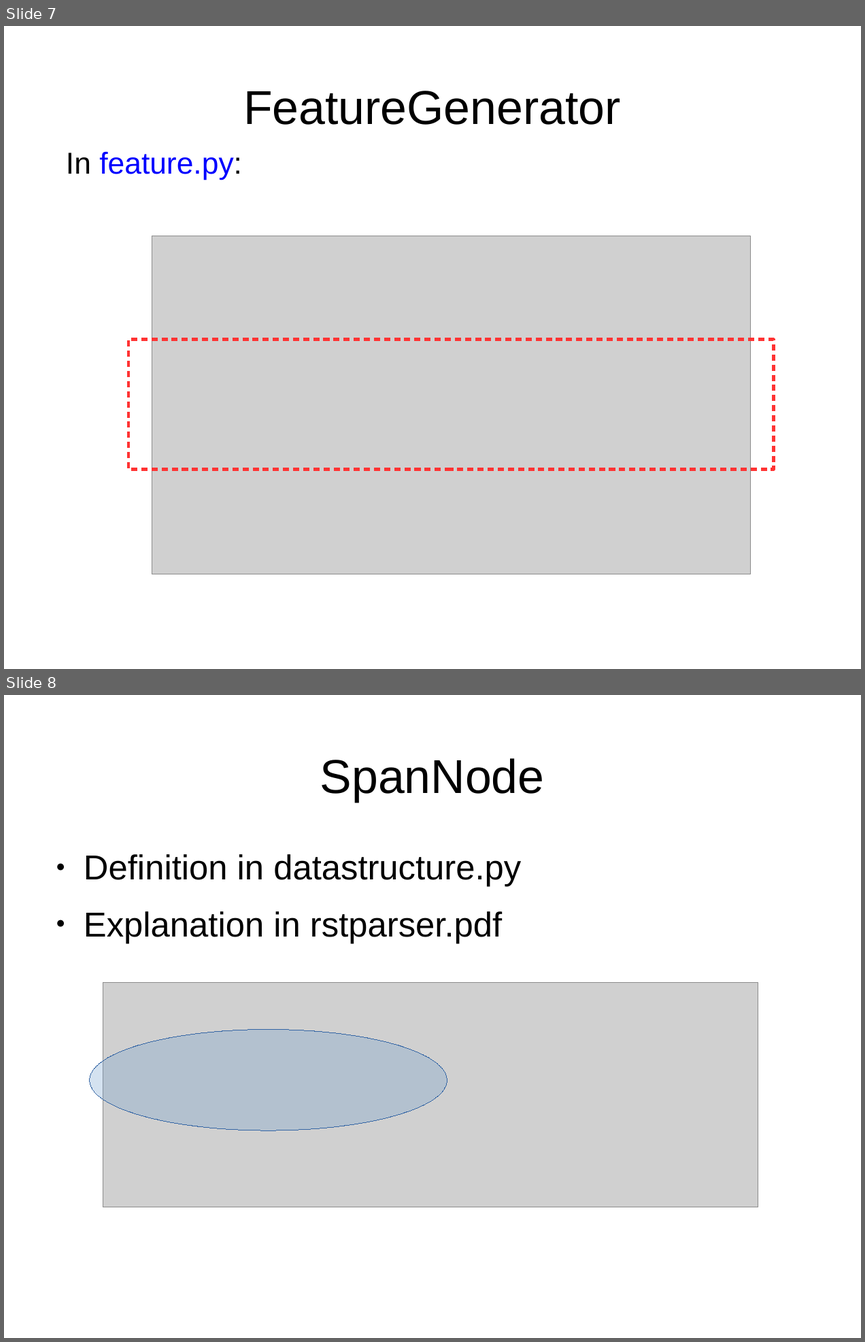
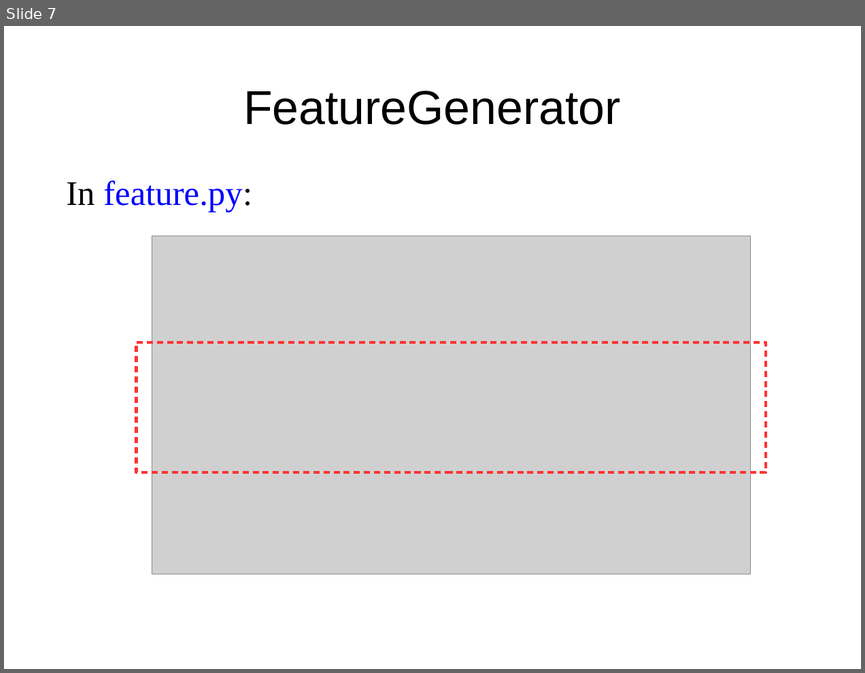
Before and after one commit to jiyfeng/RSTParser, a slide deck: doc/intro.odp. Shown one above the other, each under a label of ours: slides 7 and 8 before the commit, slide 7 after it. The pictures are 865x1342 and 865x673 pixels, drawn with LibreOffice and Linux fonts; fonts in the diff are those of the drawing; grey boxes stand for pictures. Boxes give left, top, right and bottom in pixels: in the first picture for what was removed or moved away, otherwise in the second. Text is boxed around its words. In the diff, an @@ line names an element or a change of style, - is before the commit and + after.

```diff
--- a/doc/intro.odp
+++ b/doc/intro.odp
@@ slide 8 removed at (x1=4, y1=695, x2=861, y2=1338), background #FFFFFF @@
@@ title removed at (x1=320, y1=758, x2=545, y2=802) @@
-SpanNode
@@ text removed at (x1=84, y1=854, x2=521, y2=943) @@
-● Definition in datastructure.py
-● Explanation in rstparser.pdf
@@ picture removed at (x1=103, y1=983, x2=758, y2=1207) @@
@@ ellipse removed at (x1=90, y1=1030, x2=447, y2=1130) @@
@@ slide 7 changed as well @@
@@ text "In feature.py:" moved from (x1=66, y1=152, x2=242, y2=180) to (x1=66, y1=180, x2=252, y2=212) @@
@@ text "In feature.py:" at (x1=66, y1=180, x2=252, y2=212): size 28 to 32 pt, font Arial to Times New Roman @@
@@ rectangle resized from (x1=128, y1=339, x2=774, y2=469) to (x1=136, y1=342, x2=766, y2=472) @@
```
Also in this commit, not shown: 9 other slides changed, 2 slides added, 1 other slide removed, 2 other files.
